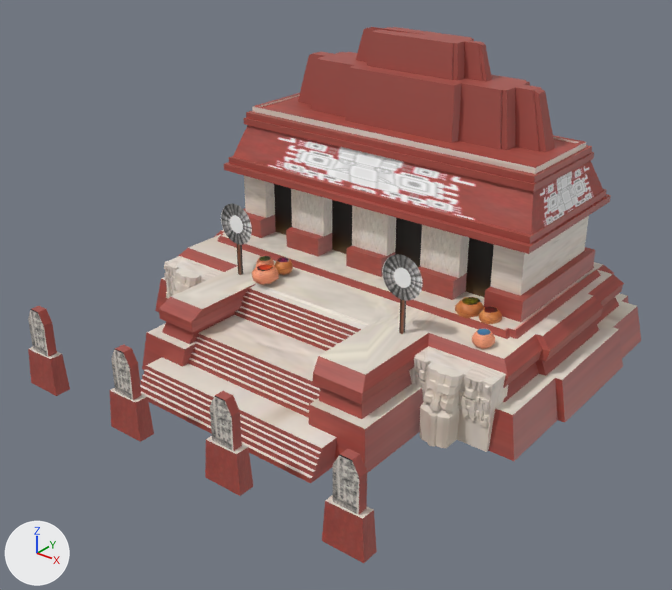
One commit to the COLLADA model art/meshes/structural/maya_protoclassic/cc_1.dae: the scene before it, then after it.
Rendered twice from a camera (50 mm lens) standing at (31.0, -38.6, 26.9) and looking at (0.9, -1.0, 3.5). The axes (+X, +Y, +Z) are drawn at lower left. The lights are the same throughout. Where no turn or scale is listed for an object, it has been applied to the vertices.

The first picture shows 'cc_1'.
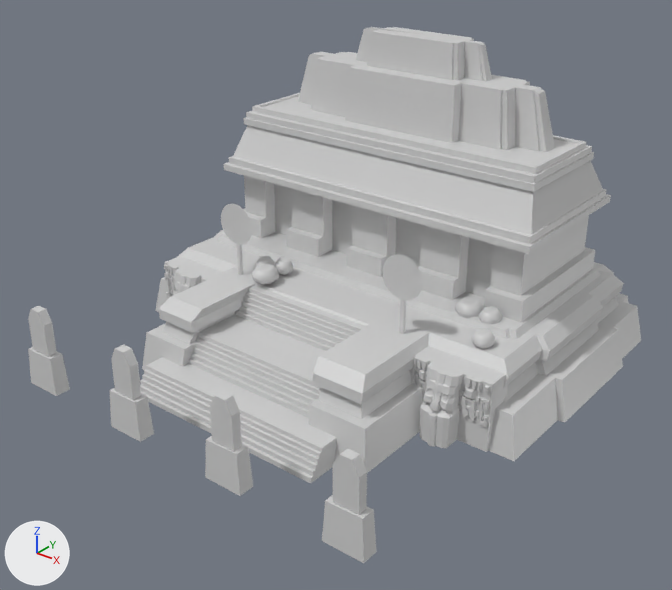
Boxes (x1, y1, x2, y2) around the edits, measured in the pictures (672 x 590 px):
'cc_1', recoloured
    both: (28, 27, 641, 563)

The change, as a diff of the scene's bpy script:
```diff
--- a/art/meshes/structural/maya_protoclassic/cc_1.dae.py
+++ b/art/meshes/structural/maya_protoclassic/cc_1.dae.py
@@ mat_textura_finais_maia_1 @@
+mat_textura_finais_maia_1 = principled_material('TEXTURA_FINAIS_MAIA')
+mat_textura_finais_maia_1.base_color = (0.64, 0.64, 0.64)  # light grey #d1d1d1
+mat_textura_finais_maia_1.roughness = 0.44
@@ me_cubo_150 @@
 me_cubo_150.from_pydata(...)  # 2145 vertices, 3726 faces; spans x -13.9..14.1, y -16.8..12.0, z -4.0..14.5
-me_cubo_150.materials.append(mat_textura_finais_maia)  # picture img_maya_protoclassic_struct_png_001_png
+me_cubo_150.materials.append(mat_textura_finais_maia_1)  # light grey #d1d1d1
```
